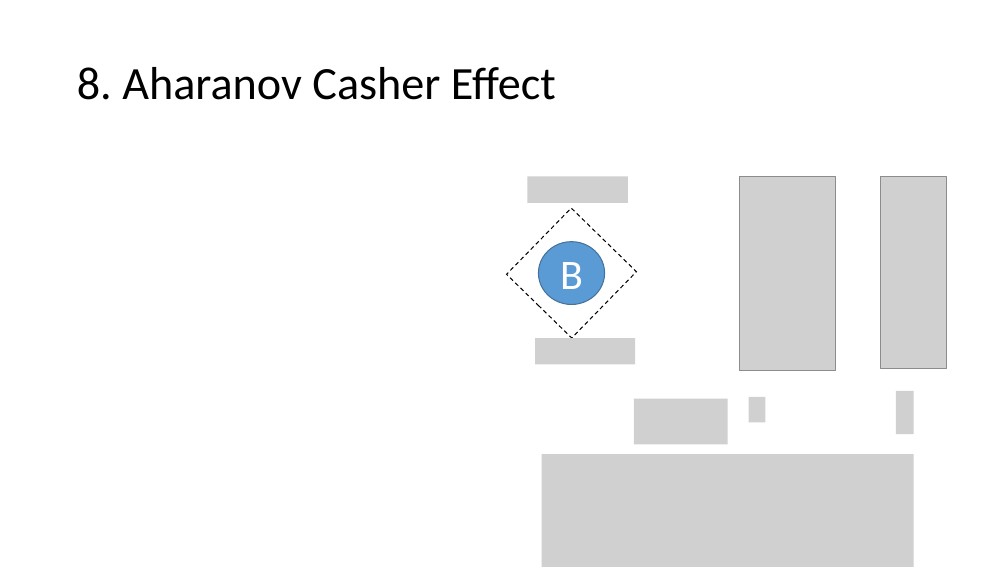
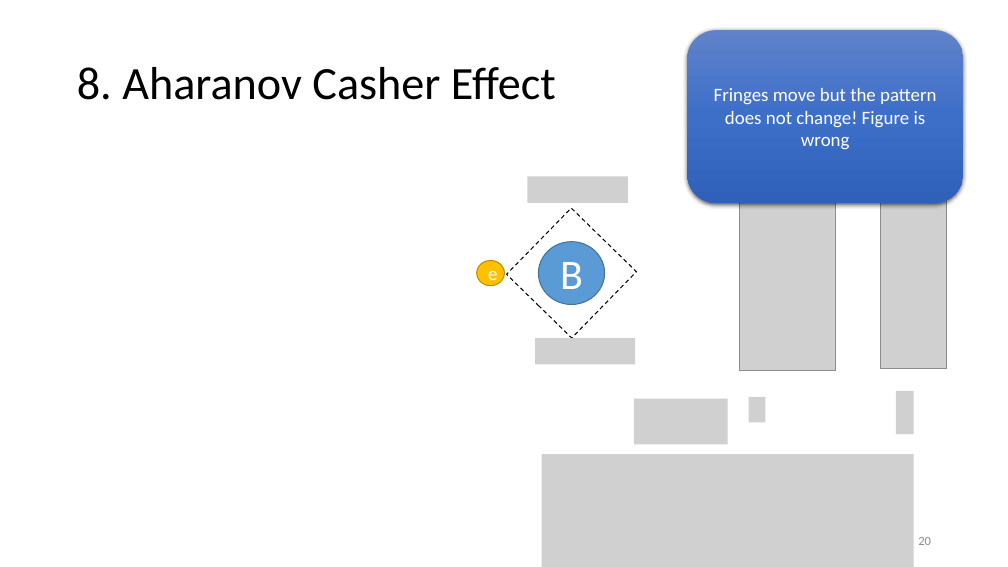
Before and after one commit to EeshGupta/Multimode-Conditional-Displacements, a slide deck: slide 20 of presentations/Bifluxon2.pptx (slide 21 before the commit). Drawn at 1008x567 pixels with LibreOffice and Linux fonts; fonts in the diff are those of the drawing; grey boxes stand for pictures. Boxes give left, top, right and bottom in pixels: in the first picture for what was removed or moved away, otherwise in the second. Text is boxed around its words. In the diff, an @@ line names an element or a change of style, - is before the commit and + after.

```diff
--- a/presentations/Bifluxon2.pptx
+++ b/presentations/Bifluxon2.pptx
@@ rounded rectangle added at (687,30,963,203), fill gradient #6183CB to #3E70CA to #3062BB, 18 pt, text #FFFFFF @@
+Fringes move but the pattern does not change! Figure is wrong
@@ ellipse added at (477,261,505,286), fill #FFC000, outline #BD8E00 1 pt, 18 pt, text #FFFFFF @@
+e
@@ page number added at (918,537,931,545), 12 pt, text #8C8C8C @@
+20
```
Also in this commit, not shown: 27 other slides changed, 9 slides added, 9 slides removed, 36 other files.
